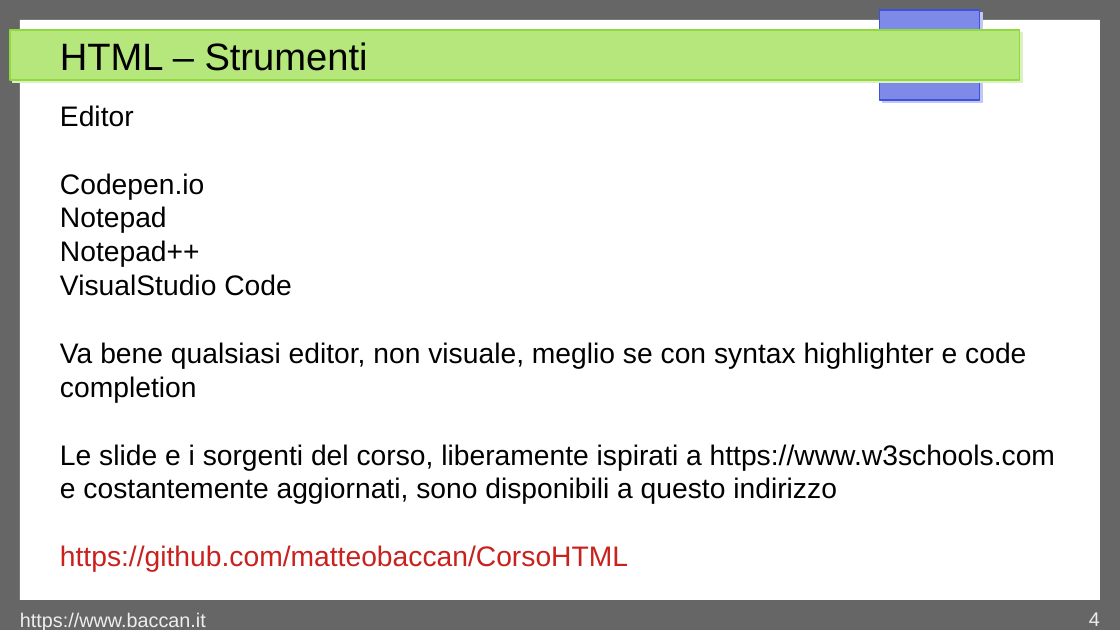
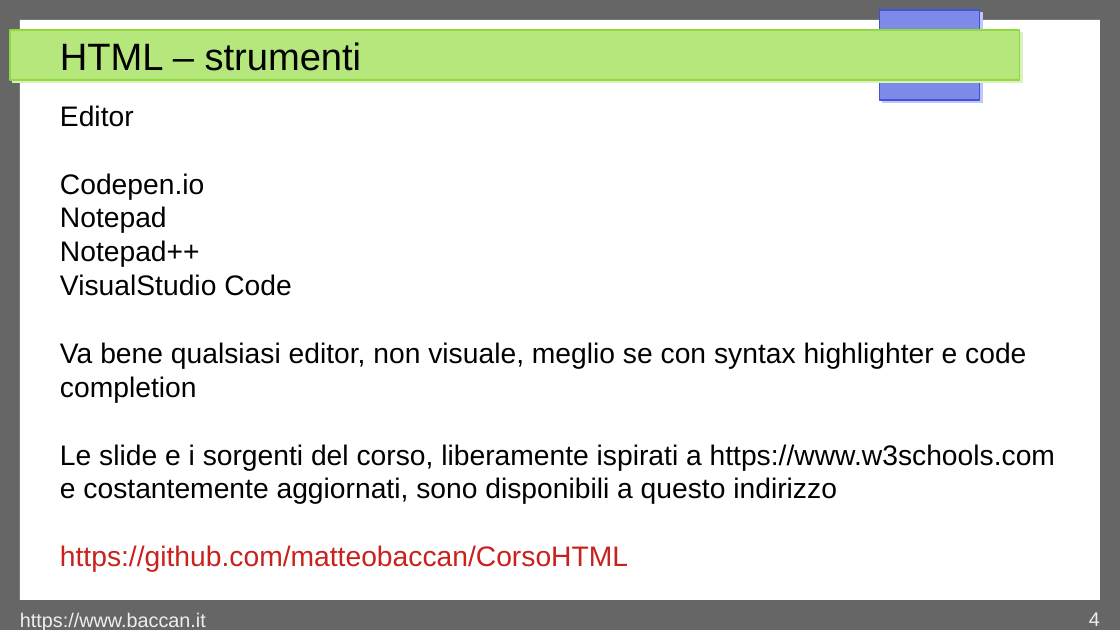
Before and after one commit to matteobaccan/CorsoHTML, a slide deck: slide 4 of Chapter_html.odp. Drawn at 1120x630 pixels with LibreOffice and Linux fonts; fonts in the diff are those of the drawing. Boxes give left, top, right and bottom in pixels: in the first picture for what was removed or moved away, otherwise in the second. Text is boxed around its words. In the diff, an @@ line names an element or a change of style, - is before the commit and + after.

```diff
--- a/Chapter_html.odp
+++ b/Chapter_html.odp
@@ title at <box>60,42,362,71</box>: text changed @@
-HTML – Strumenti
+HTML – strumenti
```
Also in this commit, not shown: 9 other slides changed, 15 slides added, 9 other files.
